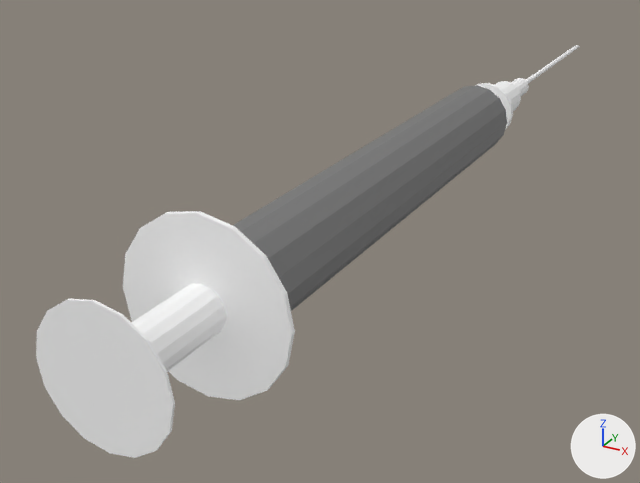
The glTF model covidStory/gltf01/syringe.glb as it was, and as the next commit left it.
Both versions are drawn from a camera (50 mm lens) standing at (8.53, -25.27, 7.41) and looking at (-2.7, -4.85, -2.8). The axes (+X, +Y, +Z) are drawn at lower right. The lights are the same throughout. Where no turn or scale is listed for an object, it has been applied to the vertices. Vertices at the same position are counted once.

In view in the first picture: 'syringe'.
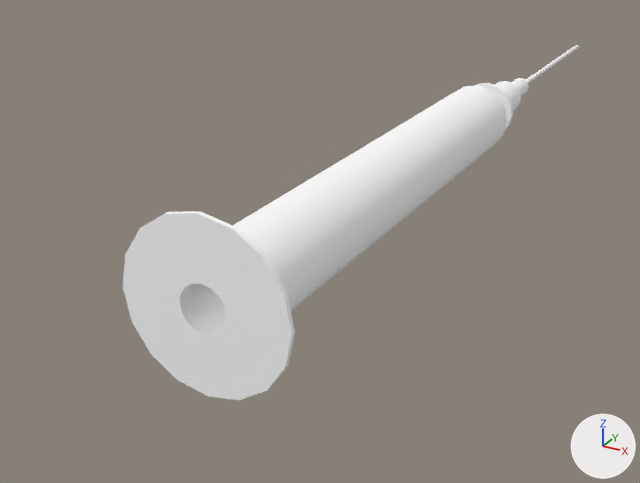
The newer file is also rescaled (x2.763), turned or shifted as a whole; pictures and numbers use the older file's frame.

What differs and where, as boxes (x1, y1, x2, y2) in the pictures (640 x 483 px):
```json
{"object": "syringe", "change": "reshaped", "before": [36, 45, 580, 458], "after": [123, 45, 580, 400], "on screen": "16% narrower, 14% shorter"}
{"part": 1, "of": "me_syringe", "change": "deleted", "before": [36, 284, 226, 458]}
{"part": 2, "of": "me_syringe", "change": "recoloured", "before": [130, 83, 510, 374], "after": [130, 83, 510, 374]}
```

Edits to the scene script, one JSON object a line:
```json
{"op": "add", "block": "mat_default_004", "code": ["mat_default_004 = principled_material('default.004')", "mat_default_004.base_color = (1.0, 1.0, 1.0)  # white #ffffff", "mat_default_004.roughness = 1.0"]}
{"block": "me_syringe", "where": "# used by ob_syringe; location = (0.0, 0.0, 0.0)"}
{"op": "remove", "block": "me_syringe", "code": "me_syringe.from_pydata(...)  # 513 vertices, 1008 faces; spans x -1.8..1.8, y -16.7..12.8, z -1.8..1.8"}
{"op": "add", "block": "me_syringe", "code": "me_syringe.from_pydata(...)  # 464 vertices, 896 faces; spans x -1.8..1.8, y -14.1..12.8, z -1.8..1.8"}
{"block": "me_syringe", "change": "me_syringe part 1"}
{"block": "me_syringe", "change": "49 vertices are removed from x -1.4..1.4, y -16.7..-16.6, z -1.4..1.4"}
{"block": "me_syringe", "change": "112 faces are deleted"}
{"block": "me_syringe", "change": "me_syringe part 2: 790 faces spanning x -1.8..1.8, y -14.1..12.8, z -1.8..1.8 switch from mat_defaultmaterial to mat_default_004 (white #ffffff)"}
```
